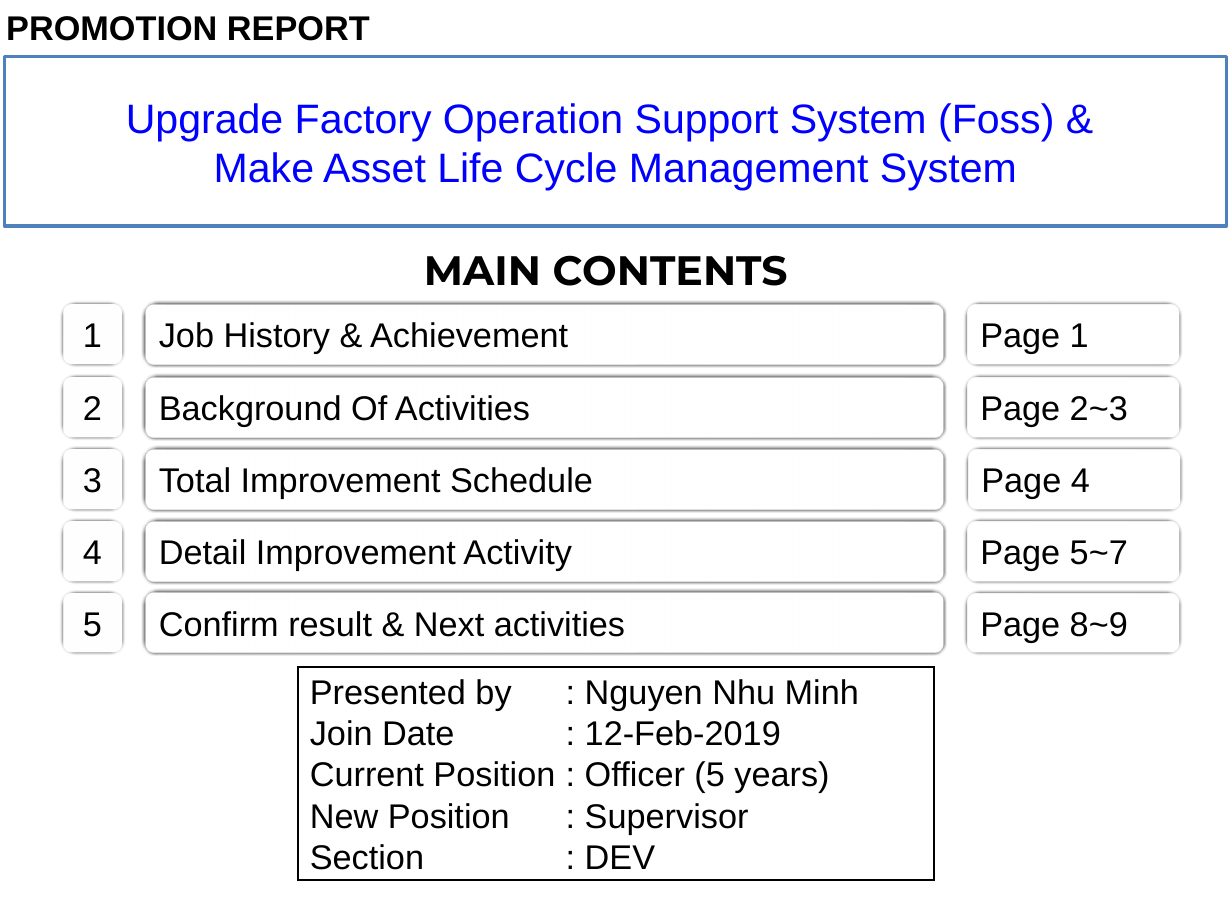
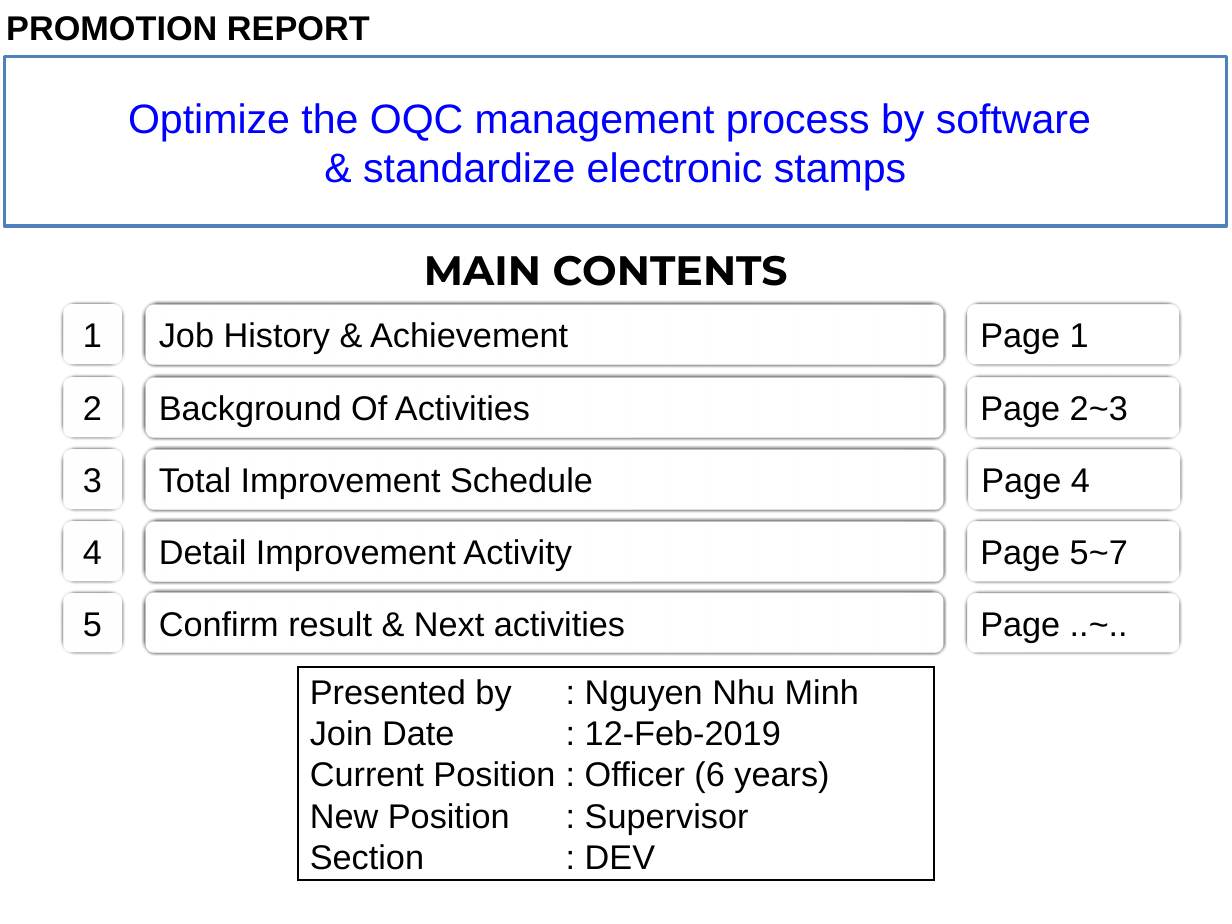
Before and after one commit to thietbicongnghevietnam/2025document, a slide deck: slide 1 of OQC/Report_Nguyen Nhu Minh_V0.pptx. Drawn at 1232x924 pixels with LibreOffice and Linux fonts; fonts in the diff are those of the drawing. Boxes give left, top, right and bottom in pixels: in the first picture for what was removed or moved away, otherwise in the second. Text is boxed around its words. In the diff, an @@ line names an element or a change of style, - is before the commit and + after.

```diff
--- a/OQC/Report_Nguyen Nhu Minh_V0.pptx
+++ b/OQC/Report_Nguyen Nhu Minh_V0.pptx
@@ text in rectangle at <box>128,103,1091,190</box>: text changed @@
-Upgrade Factory Operation Support System (Foss) &
-Make Asset Life Cycle Management System
+Optimize the OQC management process by software
+& standardize electronic stamps
@@ text in rounded rectangle at <box>980,612,1060,642</box>: text changed @@
-Page 8~9
+Page ..~..
@@ text in rectangle at <box>310,761,829,793</box>: text changed @@
-Current Position : Officer (5 years)
+Current Position : Officer (6 years)
```
Also in this commit, not shown: 3 other slides changed.
